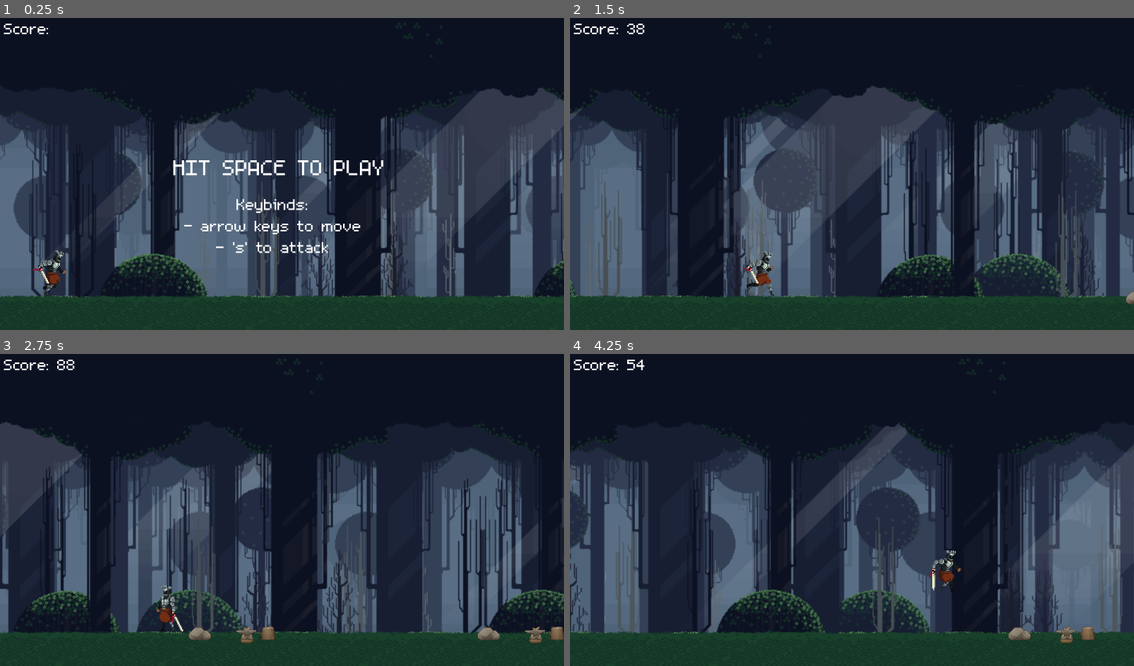
Above: before the commit, frames 1-4 (two rows, left to right).
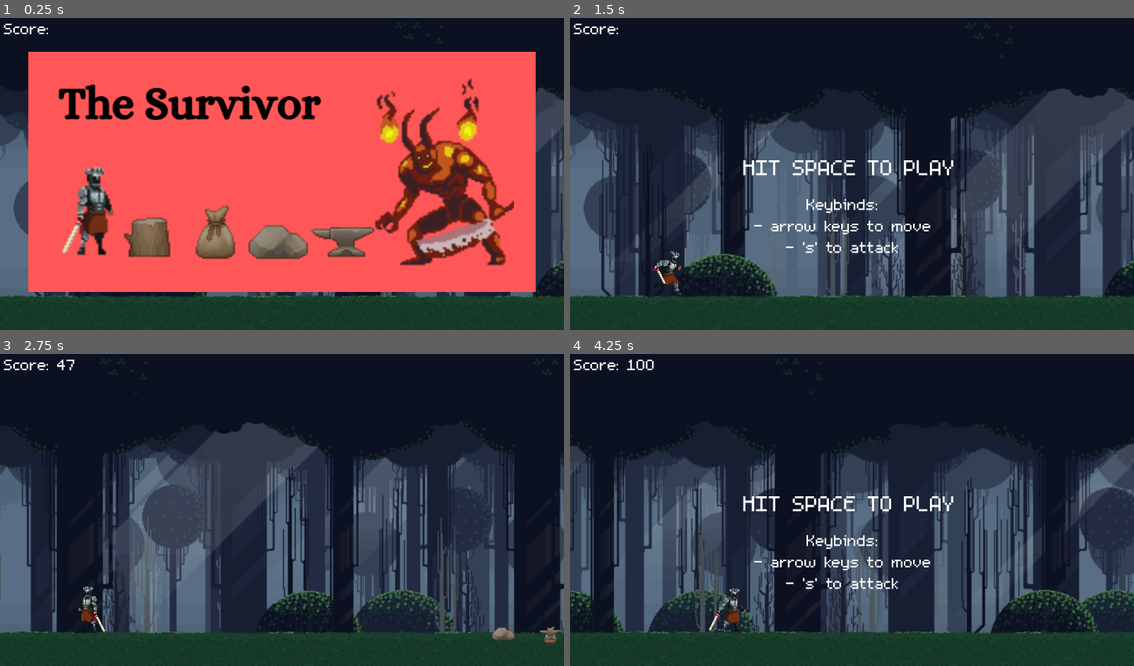
Above: after the commit, the same moments.

Repository: Takhar42/Final_GameSurvivor
Game: Godot game, scene res://Scenes/world.tscn
Same seed, same stepped clock (60 frames per second), same inputs: the game is played once before the commit and once after it.
Inputs:
- Up to frame 1 (0.25 s): no input
- Up to frame 2 (1.5 s): tap Space at 0.5, 1.25 s; hold Enter (ui_accept) 0.53-1.28 s; hold Right (ui_right) from 0.53 s (still down); tap Up (jump) at 0.77 s; tap S (sword) at 1.35 s
- Up to frame 3 (2.75 s): tap Up (jump) at 1.52 s; tap Enter (ui_accept) at 1.55 s; release Right (ui_right) at 2.03 s; hold Left (ui_left) from 2.03 s (still down); hold Enter (ui_accept) from 2.03 s (still down)
- Up to frame 4 (4.25 s): release Left (ui_left) at 2.78 s; release Enter (ui_accept) at 2.78 s; hold Right (ui_right) from 2.78 s (still down); tap Enter (ui_accept) at 2.85, 3.8 s; tap Up (jump) at 3.02, 3.77 s; hold S (sword) from 3.53 s (still down)

The runs differ from the first frame. In frame 1, 69% of the frame differs, in the area x 5-95%, y 10-88%; in frame 2, 35%; in frame 3, 35%; in frame 4, 38%.

Commit message:
cutscenes

Diff:
--- /dev/null
+++ b/Scenes/cutscene.tscn
@@ -0,0 +1,26 @@
+[gd_scene load_steps=2 format=3 uid="uid://rkl3i3tqvvf8"]
+
+[ext_resource type="Texture2D" uid="uid://d00qkiaciovy" path="res://assets/Cutscenes/titlescreen.png" id="1_6c60m"]
+
+[node name="Cutscene" type="CanvasLayer"]
+
+[node name="Control" type="Control" parent="."]
+layout_mode = 3
+anchors_preset = 15
+anchor_right = 1.0
+anchor_bottom = 1.0
+grow_horizontal = 2
+grow_vertical = 2
+
+[node name="TextureRect" type="TextureRect" parent="Control"]
+layout_mode = 1
+anchors_preset = 15
+anchor_right = 1.0
+anchor_bottom = 1.0
+grow_horizontal = 2
+grow_vertical = 2
+texture = ExtResource("1_6c60m")
+stretch_mode = 5
+
+[node name="Timer" type="Timer" parent="Control/TextureRect"]
+one_shot = true
--- a/Scenes/temp.tscn
+++ b/Scenes/temp.tscn
@@ -1,7 +1,7 @@
 [gd_scene load_steps=3 format=3 uid="uid://bjr46j4xx3m8t"]
 
 [ext_resource type="Script" path="res://Scripts/world.gd" id="1_jvldq"]
-[ext_resource type="PackedScene" uid="uid://2hu24g51nt80" path="res://node_2d.tscn" id="2_44t0c"]
+[ext_resource type="PackedScene" uid="uid://2hu24g51nt80" path="res://Scenes/world.tscn" id="2_44t0c"]
 
 [node name="World" type="Node"]
 script = ExtResource("1_jvldq")
--- a/Scenes/world.tscn
+++ b/Scenes/world.tscn
@@ -7,6 +7,8 @@
 [ext_resource type="PackedScene" uid="uid://3pgt3p6jh6rh" path="res://Scenes/boss.tscn" id="5_fww62"]
 [ext_resource type="PackedScene" uid="uid://4xsh4h3f6eij" path="res://Scenes/ground.tscn" id="6_jhoxo"]
 [ext_resource type="PackedScene" uid="uid://dplev6niebxst" path="res://Scenes/player.tscn" id="7_gyelo"]
+[ext_resource type="PackedScene" uid="uid://rkl3i3tqvvf8" path="res://Scenes/cutscene.tscn" id="8_fgjwn"]
+[ext_resource type="Script" path="res://Scripts/cutscene.gd" id="9_mev3a"]
 
 [node name="World" type="Node2D"]
 script = ExtResource("1_jeina")
@@ -28,3 +30,6 @@
 
 [node name="Player" parent="." instance=ExtResource("7_gyelo")]
 position = Vector2(104, 544)
+
+[node name="Cutscene" parent="." instance=ExtResource("8_fgjwn")]
+script = ExtResource("9_mev3a")
--- a/Scripts/boss.gd
+++ b/Scripts/boss.gd
@@ -1,7 +1,9 @@
+# boss.gd
 extends CharacterBody2D
 
 enum BossState { IDLE, WALK, ATTACK, STOP, DAMAGED, DEATH }
 var state = BossState.IDLE
+
 @export var health = 100
 @export var move_speed = 100.0
 @export var attack_range = 200.0
@@ -15,8 +17,10 @@
 @onready var player = null
 @onready var action_timer = Timer.new()
 @onready var attack_timer = Timer.new()
+@onready var world = null  # Reference to world node
 
 var current_action_index = 0  # Track the current action in the sequence
+var can_act = false  # Flag to control when boss can act
 
 func _ready():
 	# Add timers to the scene
@@ -26,15 +30,18 @@
 	action_timer.one_shot = true
 	attack_timer.wait_time = attack_cooldown
 	attack_timer.one_shot = true
-
 	# Connect the action timer to progress through the sequence
 	action_timer.timeout.connect(self._on_action_timeout)
 	action_timer.start()
-
 	player = get_parent().get_node("Player")  # Locate the player in the scene tree
+	world = get_parent()  # Get reference to world node
 	sprite.play("idle")
 
 func _physics_process(delta):
+	if not can_act:  # Don't do anything if not allowed to act
+		state = BossState.IDLE
+		return
+
 	match state:
 		BossState.IDLE:
 			pass  # Do nothing
@@ -52,7 +59,6 @@
 func move_horizontally(delta):
 	if not player:
 		return  # Ensure the player node is valid
-
 	# Move towards the player's x-position
 	var distance = player.global_position.x - global_position.x + 100
 	var direction = sign(distance)
@@ -63,12 +69,11 @@
 	velocity.x = direction * move_speed
 	if direction > 0:
 		sprite.flip_h = true  # Face right
-		cleaver.scale.x = -1;
+		cleaver.scale.x = -1
 	else:
 		sprite.flip_h = false   # Face left
 		cleaver.scale.x = 1
 	move_and_slide()
-
 	sprite.play("walk")
 
 func perform_attack():
@@ -76,7 +81,6 @@
 		return
 	sprite.play("attack")
 	attack_timer.start()
-
 	# Check for player in range and apply damage
 	if player and position.distance_to(player.position) <= attack_range:
 		player.take_damage(100)  # Assuming the player has a `take_damage` function
@@ -87,10 +91,12 @@
 	sprite.play("idle")
 
 func _on_action_timeout():
+	if not can_act:  # Don't change state if not allowed to act
+		return
+
 	# Progress through the action sequence
 	current_action_index = (current_action_index + 1) % action_sequence.size()
 	var next_action = action_sequence[current_action_index]
-
 	match next_action:
 		"walk":
 			state = BossState.WALK
@@ -98,7 +104,6 @@
 			state = BossState.ATTACK
 		"stop":
 			state = BossState.STOP
-
 	# Restart the action timer
 	action_timer.start()
 
@@ -113,3 +118,14 @@
 func die():
 	sprite.play("death")
 	queue_free()
+
+# Called by world to enable boss actions
+func enable_actions():
+	can_act = true
+	action_timer.start()
+
+# Called by world to disable boss actions
+func disable_actions():
+	can_act = false
+	state = BossState.IDLE
+	velocity = Vector2.ZERO
--- /dev/null
+++ b/Scripts/cutscene.gd
@@ -0,0 +1,105 @@
+# cutscene.gd
+extends CanvasLayer
+
+@export var cutscene_size: Vector2 = Vector2(1, 1)
+@onready var texture_rect = $Control/TextureRect
+@onready var timer = $Control/TextureRect/Timer
+@onready var control = $Control
+
+signal cutscene_finished
+
+var cutscene_frames = []     # Array to hold all frames
+var frame_durations = []     # Array to hold durations for each frame
+var current_frame = 0        # Track current frame
+var current_type = 0        # Track which type of cutscene is playing
+enum CutsceneType { INTRO, BOSS }
+
+func _ready():
+	hide()  # Hide by default
+	timer.one_shot = true
+	timer.timeout.connect(_on_timer_timeout)
+
+	var window_size = get_window().size
+	# Make the control smaller than the window
+	control.custom_minimum_size = window_size * 0.9  # 20% smaller
+	control.size = window_size * 0.9
+
+	# Center the control
+	control.position = window_size * 0.05 # Offset to center
+
+	get_tree().root.size_changed.connect(_on_window_resize)
+
+func _on_window_resize():
+	var new_size = get_window().size
+	control.custom_minimum_size = new_size * 0.9
+	control.size = new_size * 0.9
+	control.position = new_size * 0.05
+
+func load_cutscene_frames(type: int):
+	cutscene_frames.clear()
+	frame_durations.clear()
+
+	match type:
+		CutsceneType.INTRO:
+			cutscene_frames.append(preload("res://assets/Cutscenes/titlescreen.png"))
+			frame_durations.append(3.0)
+			cutscene_frames.append(preload("res://assets/Cutscenes/cutscene1.png"))
+			frame_durations.append(2.0)
+			cutscene_frames.append(preload("res://assets/Cutscenes/cutscene2.png"))
+			frame_durations.append(2.0)
+			cutscene_frames.append(preload("res://assets/Cutscenes/cutscene3.png"))
+			frame_durations.append(3.0)
+			cutscene_frames.append(preload("res://assets/Cutscenes/cutscene4.png"))
+			frame_durations.append(2.0)
+			cutscene_frames.append(preload("res://assets/Cutscenes/cutscene5.png"))
+			frame_durations.append(2.0)
+			cutscene_frames.append(preload("res://assets/Cutscenes/cutscene6.png"))
+			frame_durations.append(2.0)
+			cutscene_frames.append(preload("res://assets/Cutscenes/cutscene7.png"))
+			frame_durations.append(4.0)
+
+		CutsceneType.BOSS:
+			cutscene_frames.append(preload("res://assets/Cutscenes/bosscs1.png"))
+			frame_durations.append(2.5)
+			cutscene_frames.append(preload("res://assets/Cutscenes/bosscs2.png"))
+			frame_durations.append(2.5)
+			cutscene_frames.append(preload("res://assets/Cutscenes/bosscs3.png"))
+			frame_durations.append(2.5)
+			cutscene_frames.append(preload("res://assets/Cutscenes/bosscs4.png"))
+			frame_durations.append(2.5)
+			cutscene_frames.append(preload("res://assets/Cutscenes/bosscs5.png"))
+			frame_durations.append(2.5)
+			cutscene_frames.append(preload("res://assets/Cutscenes/bosscs6.png"))
+			frame_durations.append(2.5)
+			cutscene_frames.append(preload("res://assets/Cutscenes/bosscs7.png"))
+			frame_durations.append(2.5)
+
+
+func show_cutscene(duration: float = 5.0, type: int = CutsceneType.INTRO):
+	current_type = type
+	load_cutscene_frames(type)
+	current_frame = 0
+	show()
+	show_frame()
+	timer.wait_time = frame_durations[current_frame]
+	timer.start()
+
+func show_frame():
+	if current_frame < cutscene_frames.size():
+		texture_rect.texture = cutscene_frames[current_frame]
+
+func _on_timer_timeout():
+	current_frame += 1
+	if current_frame < cutscene_frames.size():
+		show_frame()
+		timer.wait_time = frame_durations[current_frame]
+		timer.start()
+	else:
+		hide()
+		cutscene_finished.emit()
+
+func skip_cutscene():
+	if visible:
+		timer.stop()
+		hide()
+		cutscene_finished.emit()
--- a/Scripts/player.gd
+++ b/Scripts/player.gd
@@ -1,7 +1,7 @@
 extends CharacterBody2D
 
-@export var MOVE_SPEED: float = 300.0
-@export var JUMP_VELOCITY: float = -600.0
+@export var MOVE_SPEED: float = 100.0
+@export var JUMP_VELOCITY: float = -300.0
 @export var HEALTH: float = 100
 
 @onready var sword = $sword
--- a/Scripts/world.gd
+++ b/Scripts/world.gd
@@ -1,5 +1,5 @@
+# world.gd
 extends Node
-
 
 @export var boss_scene = preload("res://Scenes/boss.tscn")
 
@@ -7,6 +7,7 @@
 const CAM_START_POS := Vector2i(576, 324)
 const START_SPEED : float = 10
 const MAX_SPEED : int = 100
+enum CutsceneType { INTRO, BOSS }  # Add enum for cutscene types
 
 @onready var player = $Player
 @onready var ground = $Ground
@@ -14,6 +15,7 @@
 @onready var boss = $Boss
 @onready var displays = $Displays
 @onready var obstacles = $Obstacles
+@onready var cutscene = $Cutscene
 
 var score : int
 var max_score : int
@@ -25,6 +27,7 @@
 var obstacles_arr : Array = []
 var last_obs  # To track the last spawned obstacle
 var boss_spawned = false
+var intro_cutscene_shown = false
 
 func _ready():
 	screen_size = get_window().size
@@ -37,8 +40,6 @@
 	ground.collision_mask = 0b001      # Only collide with player
 
 	# Get individual obstacle templates
-
-	# Create separate Area2D templates for each sprite
 	for sprite in obstacles.get_children():
 		if sprite is Sprite2D:
 			var template = obstacles.duplicate()  # Duplicate the Area2D
@@ -48,18 +49,32 @@
 					child.queue_free()
 			obstacle_types.append(template)
 			print("Added obstacle template: ", sprite.name)
-	init_game()
+
+	# Setup cutscene
+	cutscene.connect("cutscene_finished", _on_cutscene_finished)
+
+	# Start with cutscene
+	displays.get_node("Start").hide()  # Hide start display initially
+	if not intro_cutscene_shown:
+		cutscene.show_cutscene(5.0, CutsceneType.INTRO)  # Modified to include type
+	else:
+		init_game()
 
 func init_game():
 	score = 0
 	game_live = false
-
-	# Clear any existing obstacles
 	clear_all()
-
 	displays.get_node("Start").show()
 
 func _process(delta):
+	if not game_live:
+		if Input.is_action_just_pressed("ui_accept"):
+			if cutscene.visible:
+				cutscene.skip_cutscene()  # Skip cutscene if it's playing
+			else:
+				displays.get_node("Start").hide()
+				game_live = true
+
 	if game_live:
 		speed = START_SPEED
 		player.position.x += speed
@@ -67,30 +82,35 @@
 		score += speed
 		show_score()
 
-		# Generate and manage obstacles
 		generate_obs()
 		cleanup_obstacles()
 
 		if score/15 == 200:
 			game_live = false
 			clear_all()
-			boss.position.x = camera.position.x + 300
-			boss.position.y = camera.position.y + 60
+			cutscene.show_cutscene(4.0, CutsceneType.BOSS)  # Modified to include type
 
 		if camera.position.x - ground.position.x > screen_size.x * 1.5:
 			ground.position.x += screen_size.x
+
+func _on_cutscene_finished():
+	intro_cutscene_shown = true
+	if score/15 == 200:
+		# Boss setup after cutscene
+		boss.position.x = camera.position.x + 300
+		boss.position.y = camera.position.y + 60
+		# Add delay before boss can act
+		await get_tree().create_timer(1.0).timeout
+		boss.enable_actions()  # Enable boss actions after delay
 	else:
-		if Input.is_action_just_pressed("ui_accept"):
-			displays.get_node("Start").hide()
-			game_live = true
+		# Show start screen after intro cutscene
+		displays.get_node("Start").show()
 
 func generate_obs():
-	# Check if we already have max obstacles
-	var max_obstacles = randi() % 4 + 1  # This gives us 1-4
+	var max_obstacles = randi() % 4 + 1
 	if obstacles_arr.size() >= max_obstacles:
 		return
 
-	# Spawn condition - either no obstacles or last one is far enough behind
 	if obstacles_arr.is_empty() or (last_obs != null and last_obs.position.x < camera.position.x + randi_range(400, 600)):
 		var obs = obstacle_types[0].duplicate()
 		var obs_y : int = 600
@@ -101,10 +121,8 @@
 
 func add_obs(obs, x, y):
 	obs.position = Vector2i(x, y)
-
-	# Set collision layer (layer 3) and mask (layer 1) for obstacles
-	obs.collision_layer = 0b100  # Binary 100 = layer 3
-	obs.collision_mask = 0b001   # Binary 001 = layer 1 (player)
+	obs.collision_layer = 0b100
+	obs.collision_mask = 0b001
 
 	if obs.has_signal("area_entered"):
 		print("Connecting area collision signal")
@@ -142,10 +160,7 @@
 func game_over():
 	print("Game Over!")
 	game_live = false
-	#displays.get_node("End").show()
 	init_game()
 
 func show_score():
 	displays.get_node("Score").text = "Score: " + str(score/15)
-#func show_high_score():
-	#displays.get_node("High Score").text = "High Score: " + str(score/15)
Not shown: 1 places in Scenes/world.tscn that only renumber resources
Binary file added: assets/Cutscenes/bosscs1.png
Not shown, added: assets/Cutscenes/bosscs1.png.import
Binary file added: assets/Cutscenes/bosscs2.png
Not shown, added: assets/Cutscenes/bosscs2.png.import
Binary file added: assets/Cutscenes/bosscs3.png
Not shown, added: assets/Cutscenes/bosscs3.png.import
Binary file added: assets/Cutscenes/bosscs4.png
Not shown, added: assets/Cutscenes/bosscs4.png.import
Binary file added: assets/Cutscenes/bosscs5.png
Not shown, added: assets/Cutscenes/bosscs5.png.import
Binary file added: assets/Cutscenes/bosscs6.png
(and 19 more such lines)
